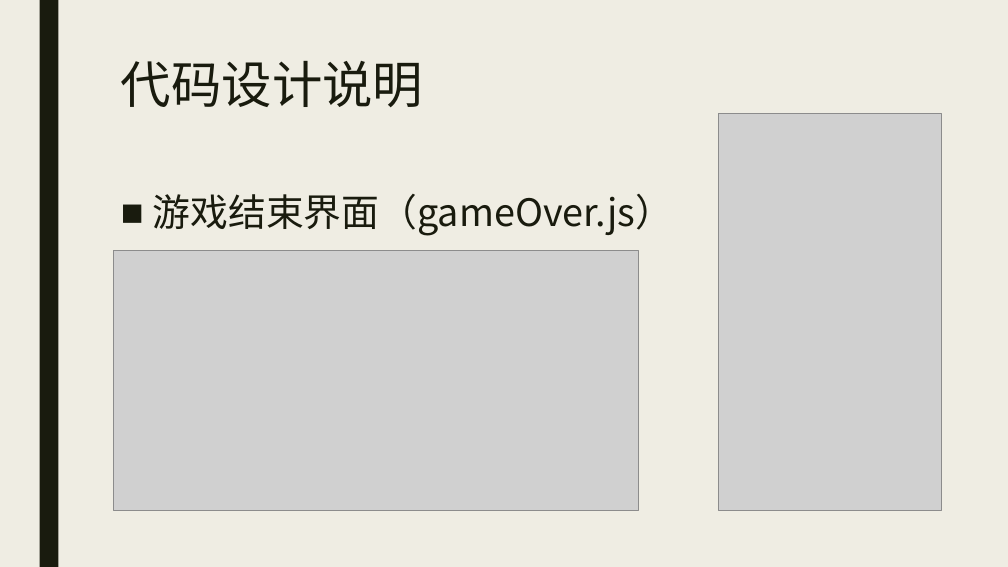
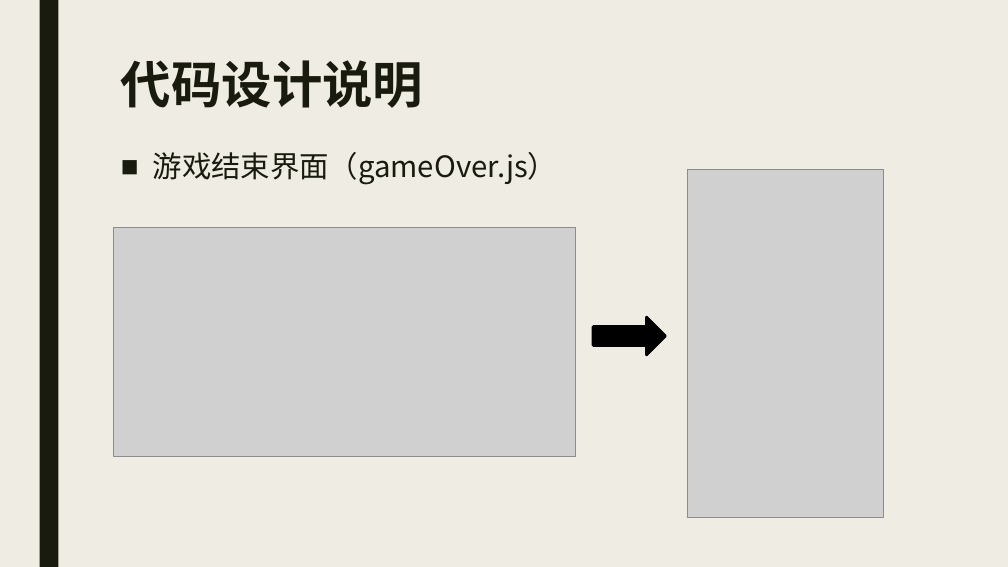
Before and after one commit to RLLDLBF/EasyGoing, a slide deck: slide 7 of Pre/游戏展示.pptx. Drawn at 1008x567 pixels with LibreOffice and Linux fonts; fonts in the diff are those of the drawing; grey boxes stand for pictures. Boxes give left, top, right and bottom in pixels: in the first picture for what was removed or moved away, otherwise in the second. Text is boxed around its words. In the diff, an @@ line names an element or a change of style, - is before the commit and + after.

```diff
--- a/Pre/游戏展示.pptx
+++ b/Pre/游戏展示.pptx
@@ title "代码设计说明" at [121,60,423,108]: bold on @@
@@ text "游戏结束界面（gameOver.js）": place and size @@
-text "游戏结束界面（gameOver.js）" at [153,194,674,236]
+text "游戏结束界面（gameOver.js）" at [153,152,558,185]
@@ text "游戏结束界面（gameOver.js）" at [153,152,558,185]: size 36 to 28 pt @@
@@ picture: place and size @@
-picture at [718,113,941,510]
+picture at [687,169,883,518]
@@ picture: place and size @@
-picture at [113,250,638,510]
+picture at [113,227,576,456]
@@ right arrow added at [594,318,666,355], fill #000000, outline #000000 2.75 pt @@
```
Also in this commit, not shown: 10 other slides changed.
